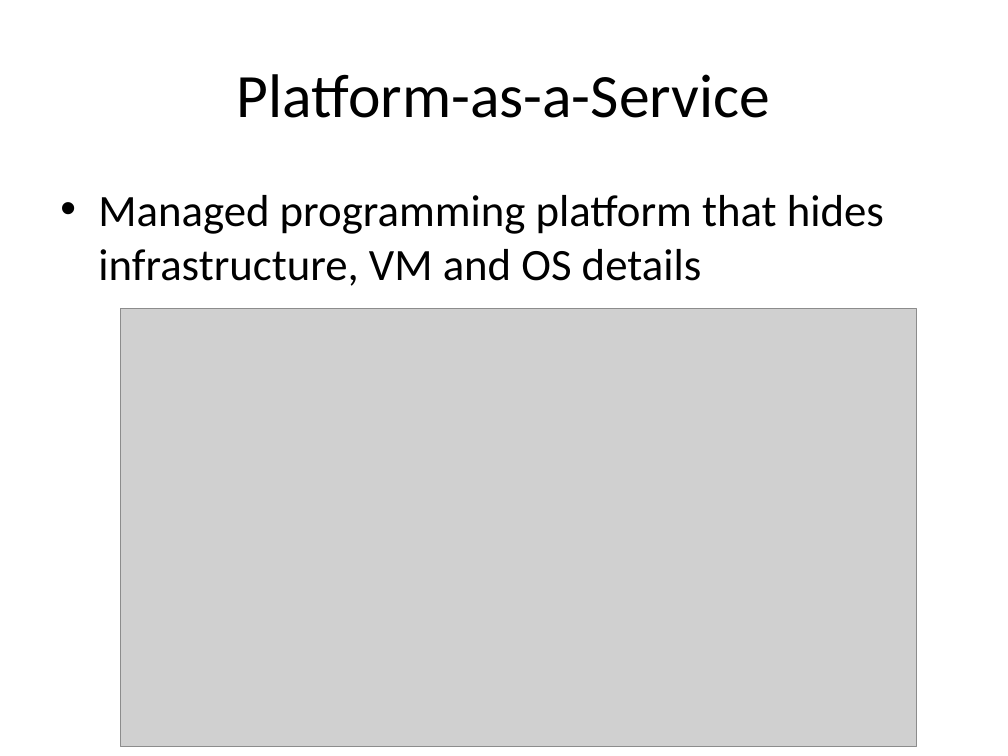
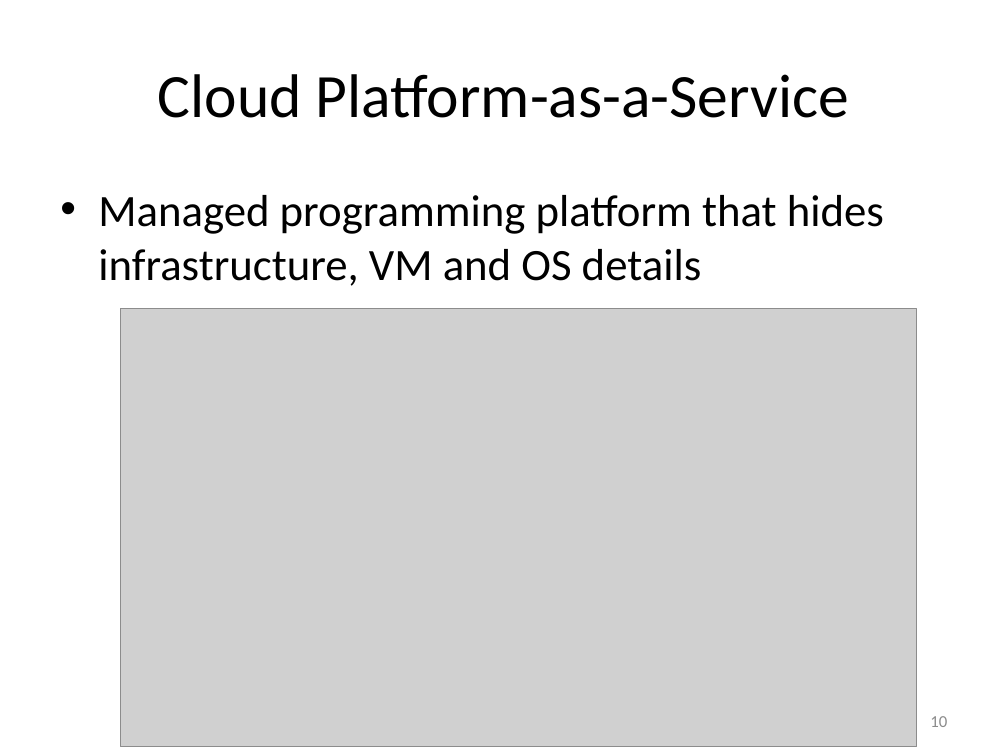
Before and after one commit to Dithn/eager-appscale, a slide deck: slide 10 of Eager/elk-experiment/appserver/system_design.pptx. Drawn at 1008x756 pixels with LibreOffice and Linux fonts; fonts in the diff are those of the drawing; grey boxes stand for pictures. Boxes give left, top, right and bottom in pixels: in the first picture for what was removed or moved away, otherwise in the second. Text is boxed around its words. In the diff, an @@ line names an element or a change of style, - is before the commit and + after.

```diff
--- a/Eager/elk-experiment/appserver/system_design.pptx
+++ b/Eager/elk-experiment/appserver/system_design.pptx
@@ title at [158,74,849,118]: text changed @@
-Platform-as-a-Service
+Cloud Platform-as-a-Service
@@ page number added at [930,716,947,727], 12 pt, text #8C8C8C @@
+10
```
Also in this commit, not shown: 43 other slides changed.
